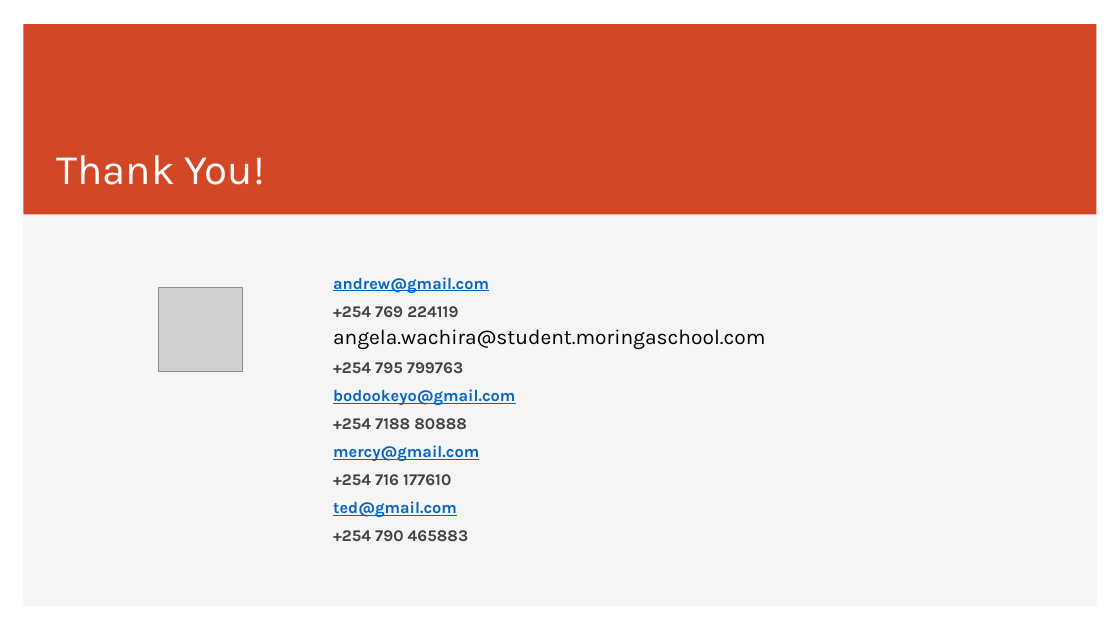
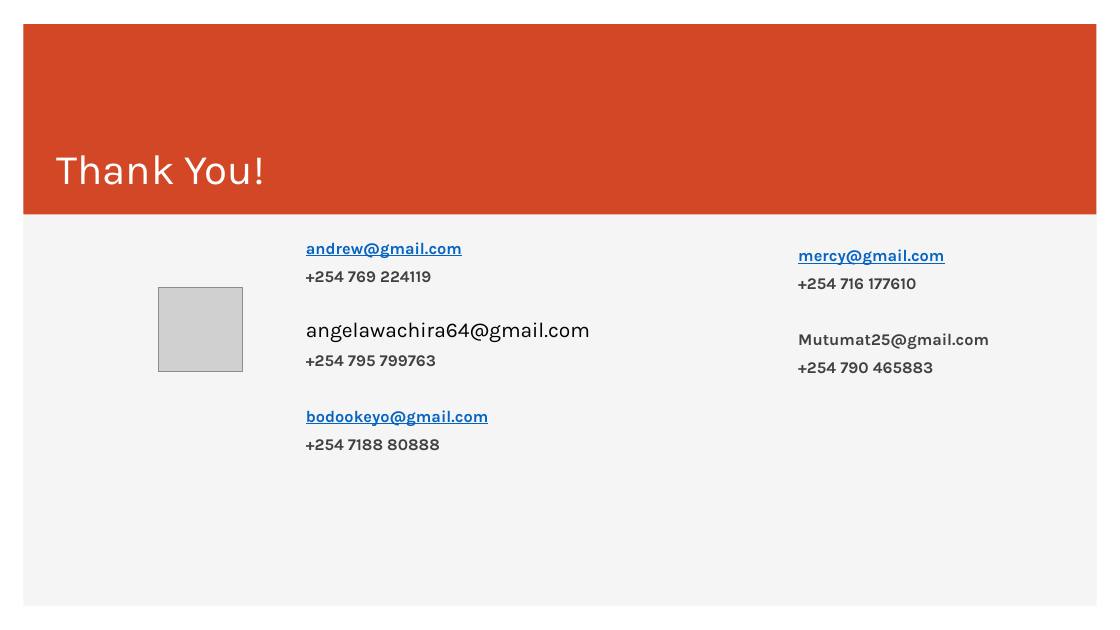
Before and after one commit to Jondonover/CAPSTONE---AI-POWERED-STUDENT-RISK-EMPLOYABILITY-PREDICTOR, a slide deck: slide 18 of Presentation/AI-Powered Student Risk & Employability Predictor.pptx1.pptx (slide 17 before the commit). Drawn at 1120x630 pixels with LibreOffice and Linux fonts; fonts in the diff are those of the drawing; grey boxes stand for pictures. Boxes give left, top, right and bottom in pixels: in the first picture for what was removed or moved away, otherwise in the second. Text is boxed around its words. In the diff, an @@ line names an element or a change of style, - is before the commit and + after.

```diff
--- a/Presentation/AI-Powered Student Risk & Employability Predictor.pptx1.pptx
+++ b/Presentation/AI-Powered Student Risk & Employability Predictor.pptx1.pptx
@@ text "andrew@gmail.com": place and size @@
-text "andrew@gmail.com" at [333,277,765,541]
+text "andrew@gmail.com" at [306,242,590,450]
@@ text added at [798,249,989,373], 14 pt, text #404040, bold @@
+mercy@gmail.com
++254 716 177610
+Mutumat25@gmail.com
++254 790 465883
@@ text at [306,322,590,342]: text changed @@
-angela.wachira@student.moringaschool.com
+angelawachira64@gmail.com
@@ text at [333,445,479,541]: paragraphs removed @@
-mercy@gmail.com
-+254 716 177610
-ted@gmail.com
-+254 790 465883
```
Also in this commit, not shown: 1 slide added.
